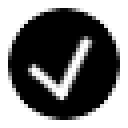
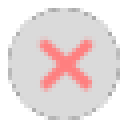
Revision of a layered 128×128 image; what changed, layer by layer:
showed "Layer #2" over [32, 32, 100, 96]
hid "Layer #1" over [24, 36, 96, 104]
added layer "Layer copy #1" above "Layer copy" over [8, 8, 120, 120]
showed "Layer copy" over [8, 8, 120, 120]
